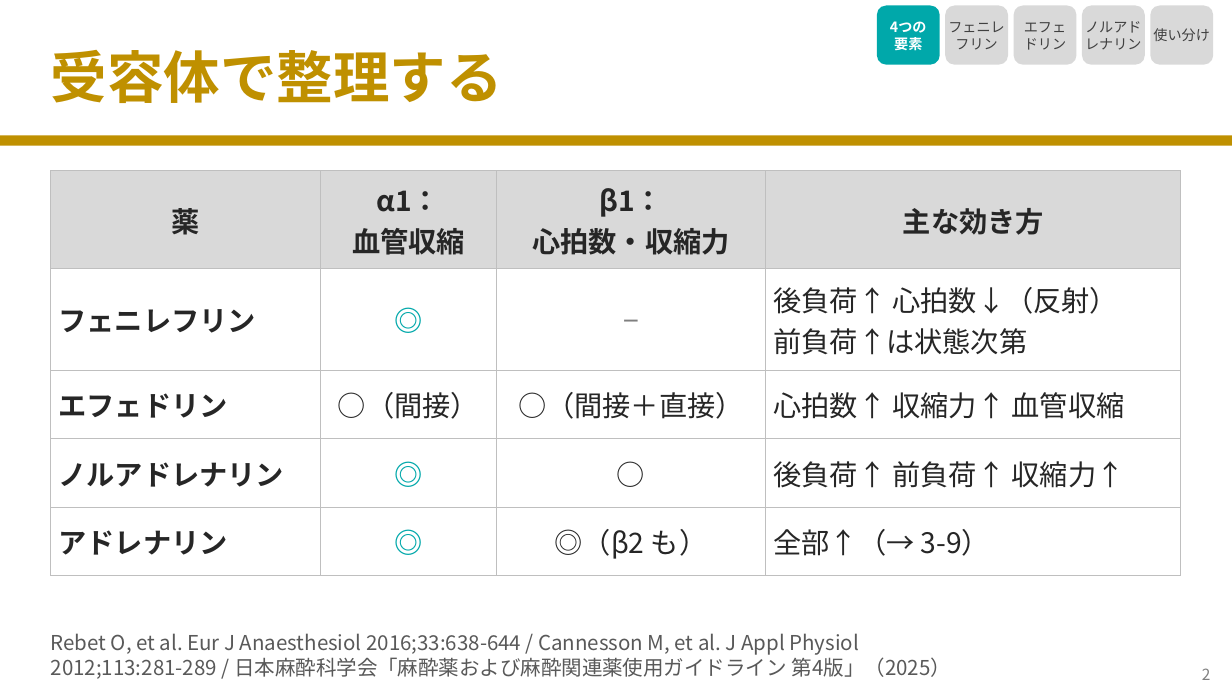
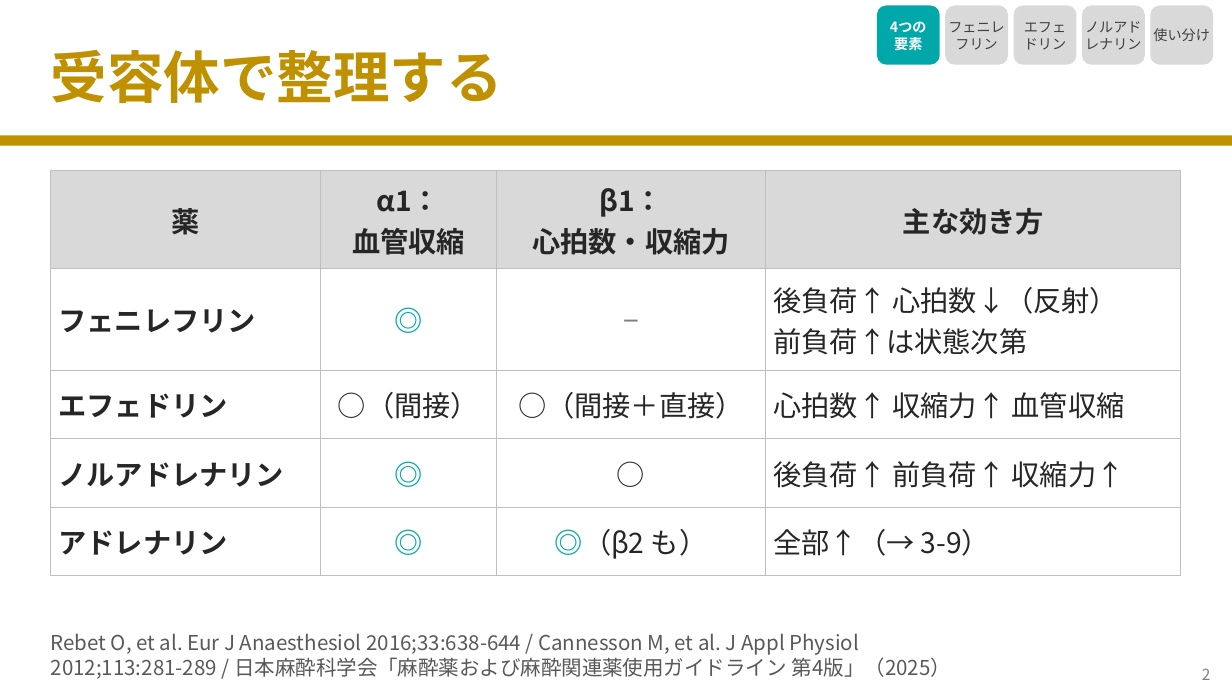
Before and after one commit to nobumitsu-3141/Anes-lecture, a slide deck: slide 3 of slides/3-8_vasopressors/3-8_vasopressors.pptx. Drawn at 1232x693 pixels with LibreOffice and Linux fonts; fonts in the diff are those of the drawing. Boxes give left, top, right and bottom in pixels: in the first picture for what was removed or moved away, otherwise in the second. Text is boxed around its words. In the diff, an @@ line names an element or a change of style, - is before the commit and + after.

```diff
--- a/slides/3-8_vasopressors/3-8_vasopressors.pptx
+++ b/slides/3-8_vasopressors/3-8_vasopressors.pptx
@@ table at [51, 171, 1181, 563] @@
@@ text colour #262626 to #00A8AA, bold on in "◎（β2" @@
```
Also in this commit, not shown: 1 other slide changed, 9 other files.
